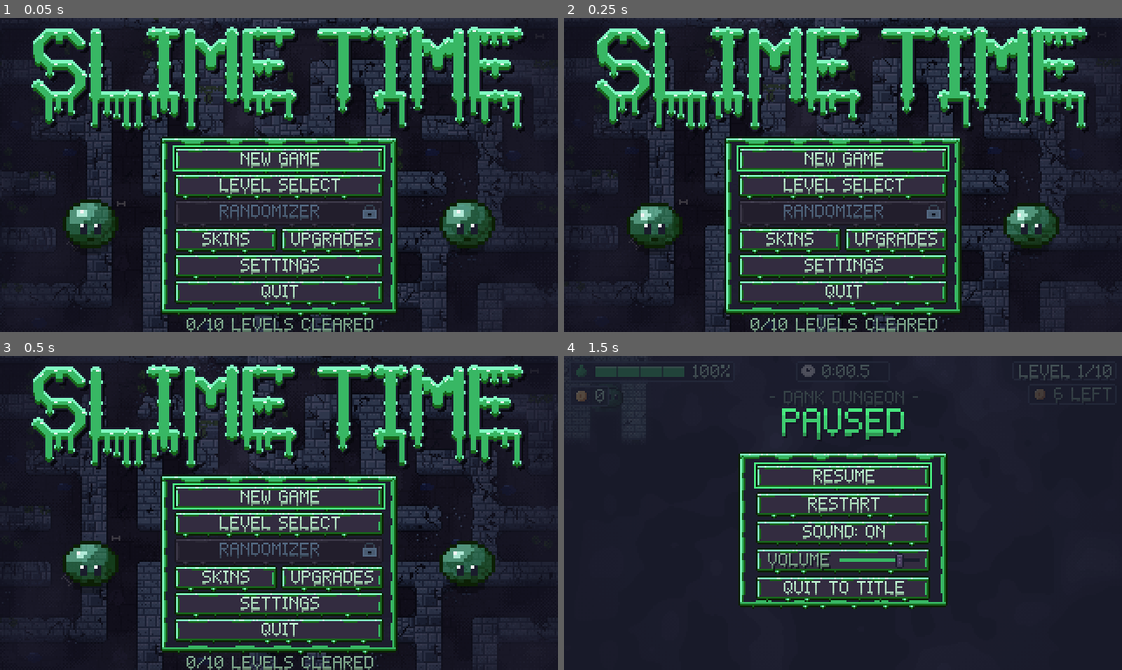
Above: before the commit, frames 1-4 (two rows, left to right).
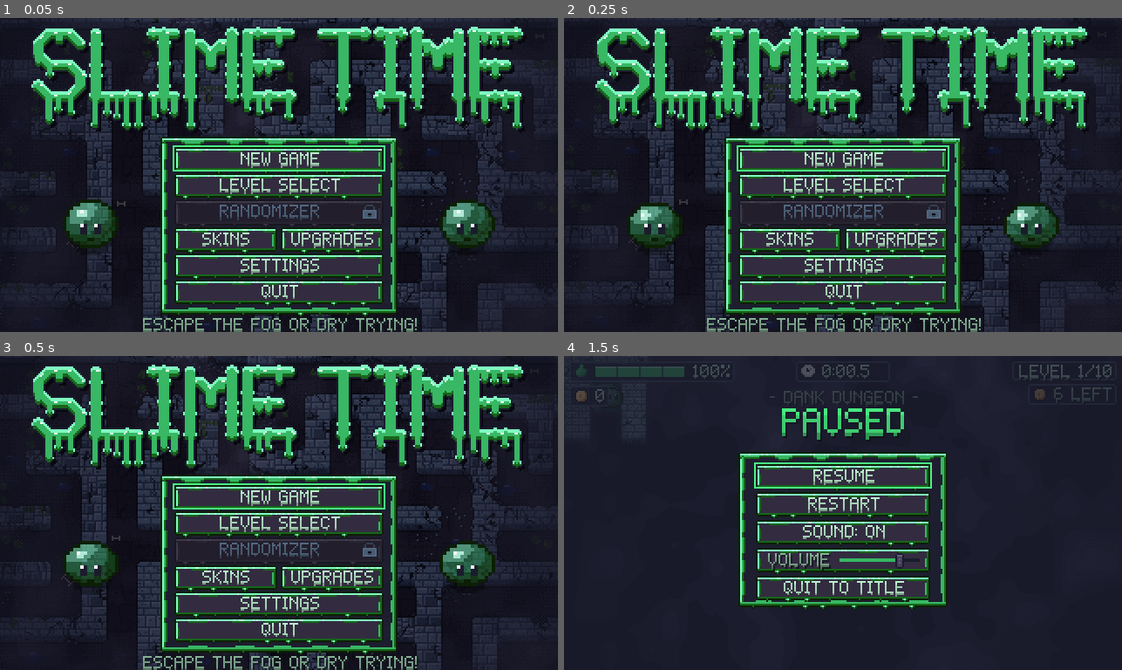
Above: after the commit, the same moments.

Repository: AveryBlue-GD/slime-time
Game: Godot game, scene res://scenes/title.tscn
Two runs of this game, one before a commit and one after it. Both use one fixed random seed, a clock stepped at 60 frames per second and the inputs below.
Inputs (mouse positions are in pixels of both pictures, inside the frame that each line leads up to):
- Up to frame 1 (0.05 s): no input
- Up to frame 2 (0.25 s): no input
- Up to frame 3 (0.5 s): no input
- Up to frame 4 (1.5 s): click "NEW GAME" at 0.5 s; tap Enter at 1.25 s; move the mouse to (965, 497) at 1.27 s; hold D (move_right) from 1.28 s (still down); tap P at 1.35 s; click (965, 497) at 1.42 s

The runs differ from the first frame. In frame 1, 1.0% of the frame differs, in the area x 25-75%, y 95-100%; in frame 2, 1.0%; in frame 3, 1.0%; in frame 4, nothing differs.

Commit message:
Title shows the tagline ESCAPE THE FOG OR DRY TRYING! instead of the levels-cleared count
Co-Authored-By: Claude Opus 5.5 <noreply@anthropic.com>

Diff:
--- a/scripts/ui/title.gd
+++ b/scripts/ui/title.gd
@@ -70,7 +70,7 @@
 		random_button.add_theme_color_override("icon_disabled_color", UIKit.TEXT_OFF)
 	buttons[0].grab_focus()
 
-	var hint := UIKit.make_label("%d/%d LEVELS CLEARED" % [Progress.levels_cleared, Levels.COUNT], 8, UIKit.TEXT_DIM)
+	var hint := UIKit.make_label("ESCAPE THE FOG OR DRY TRYING!", 8, UIKit.TEXT_DIM)  # the tagline
 	hint.horizontal_alignment = HORIZONTAL_ALIGNMENT_CENTER
 	add_child(hint)
 	hint.set_anchors_and_offsets_preset(Control.PRESET_TOP_WIDE)  # centered under the menu
